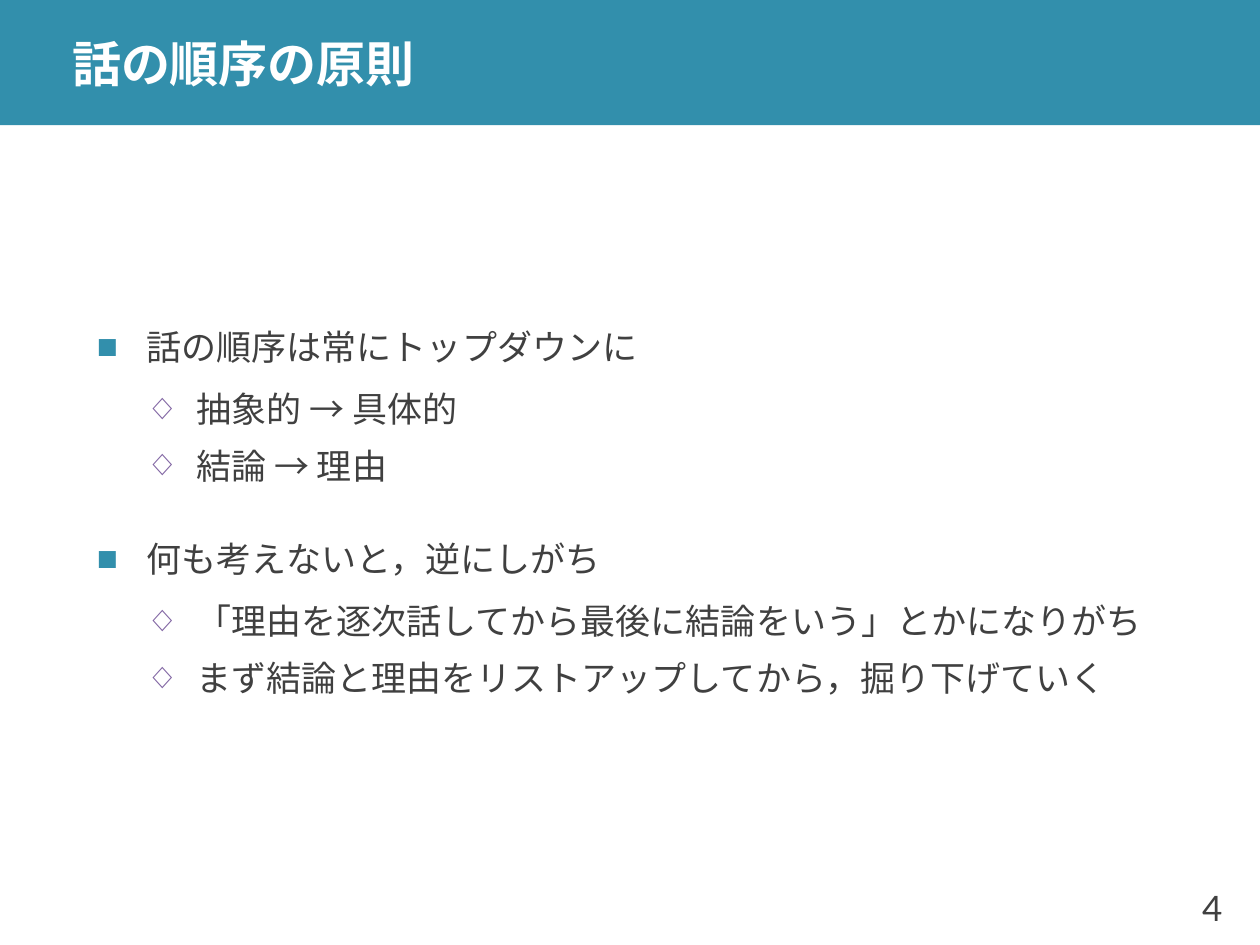
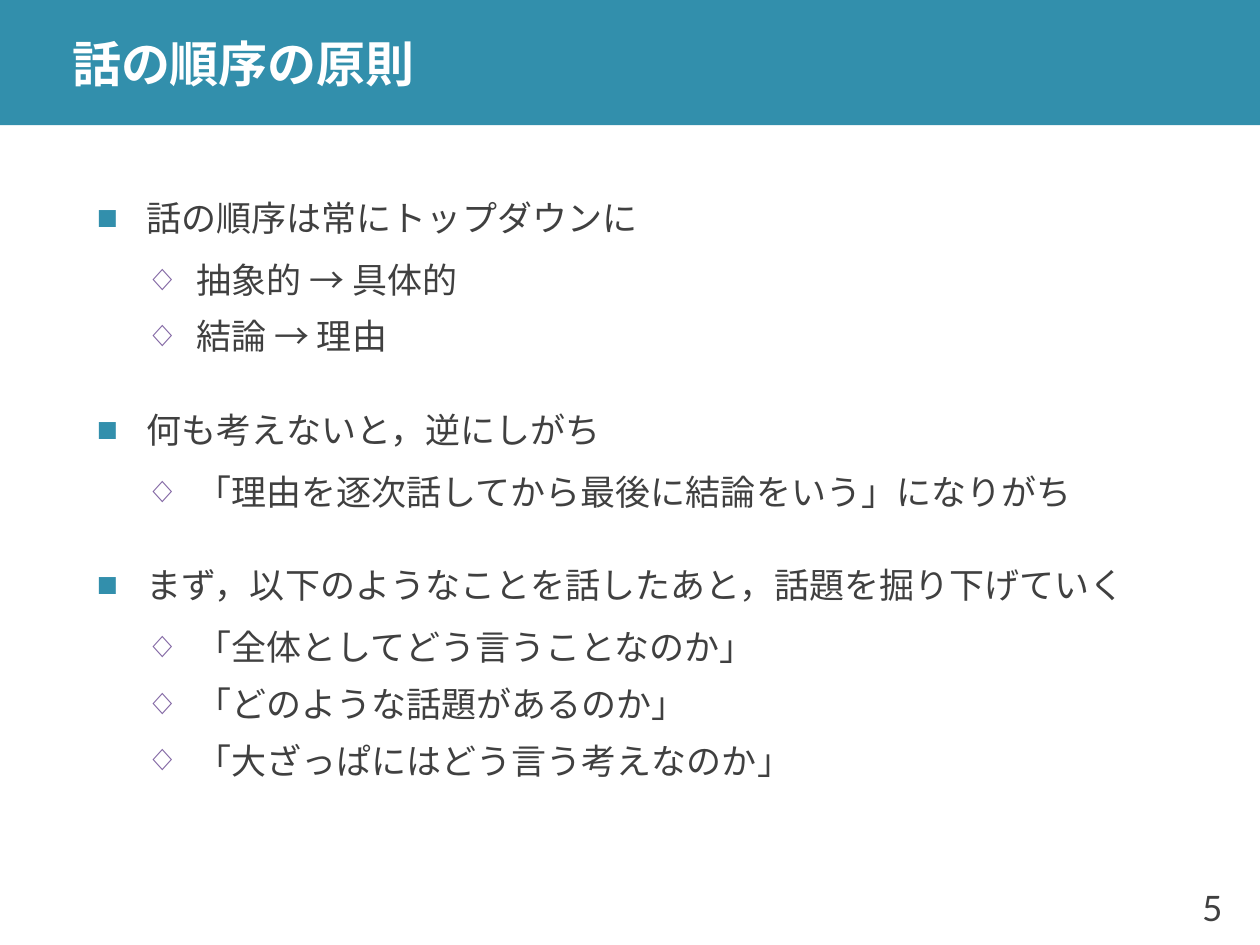
Before and after one commit to shioya-lab/how-to, a slide deck: slide 5 of slide.pptx (slide 4 before the commit). Drawn at 1260x945 pixels with LibreOffice and Linux fonts; fonts in the diff are those of the drawing. Boxes give left, top, right and bottom in pixels: in the first picture for what was removed or moved away, otherwise in the second. Text is boxed around its words. In the diff, an @@ line names an element or a change of style, - is before the commit and + after.

```diff
--- a/slide.pptx
+++ b/slide.pptx
@@ text at (x1=147, y1=475, x2=1125, y2=777): text changed @@
-  ◇ 「理由を逐次話してから最後に結論をいう」とかになりがち
-  ◇ まず結論と理由をリストアップしてから，掘り下げていく
+  ◇ 「理由を逐次話してから最後に結論をいう」になりがち
+■ まず，以下のようなことを話したあと，話題を掘り下げていく
+  ◇ 「全体としてどう言うことなのか」
+  ◇ 「どのような話題があるのか」
+  ◇ 「大ざっぱにはどう言う考えなのか」
@@ page number at (x1=1202, y1=896, x2=1222, y2=922): text changed @@
-4
+5
```
Also in this commit, not shown: 10 other slides changed, 2 slides added, 1 other file.
